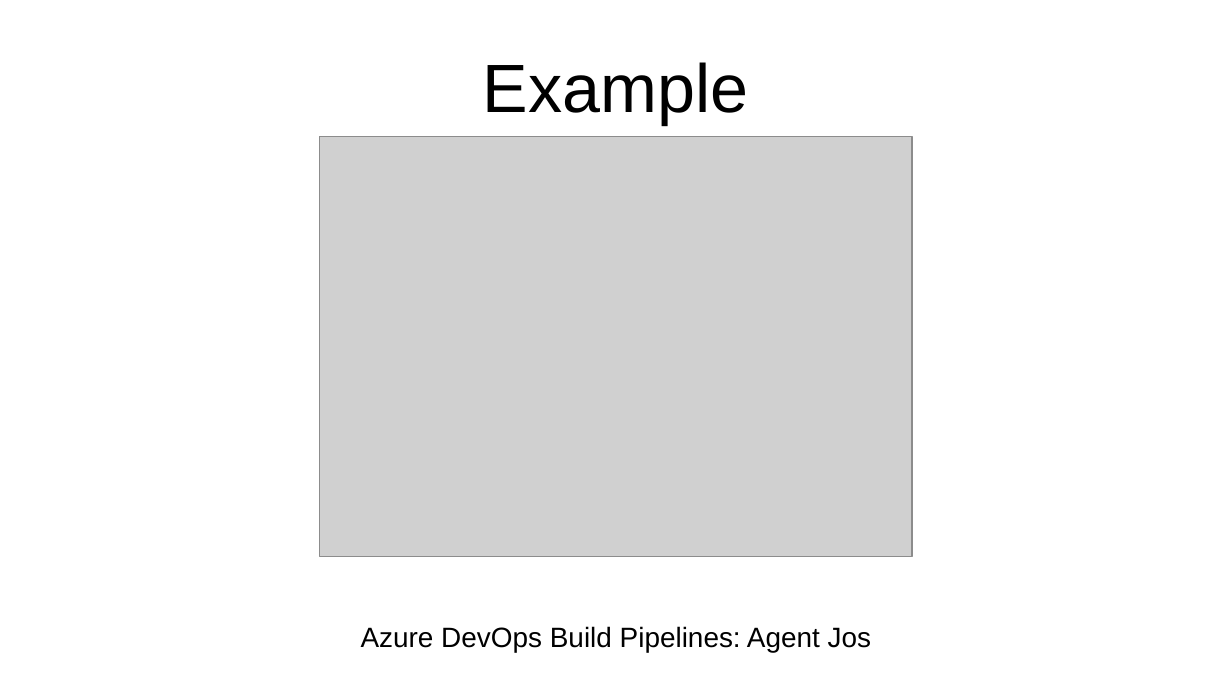
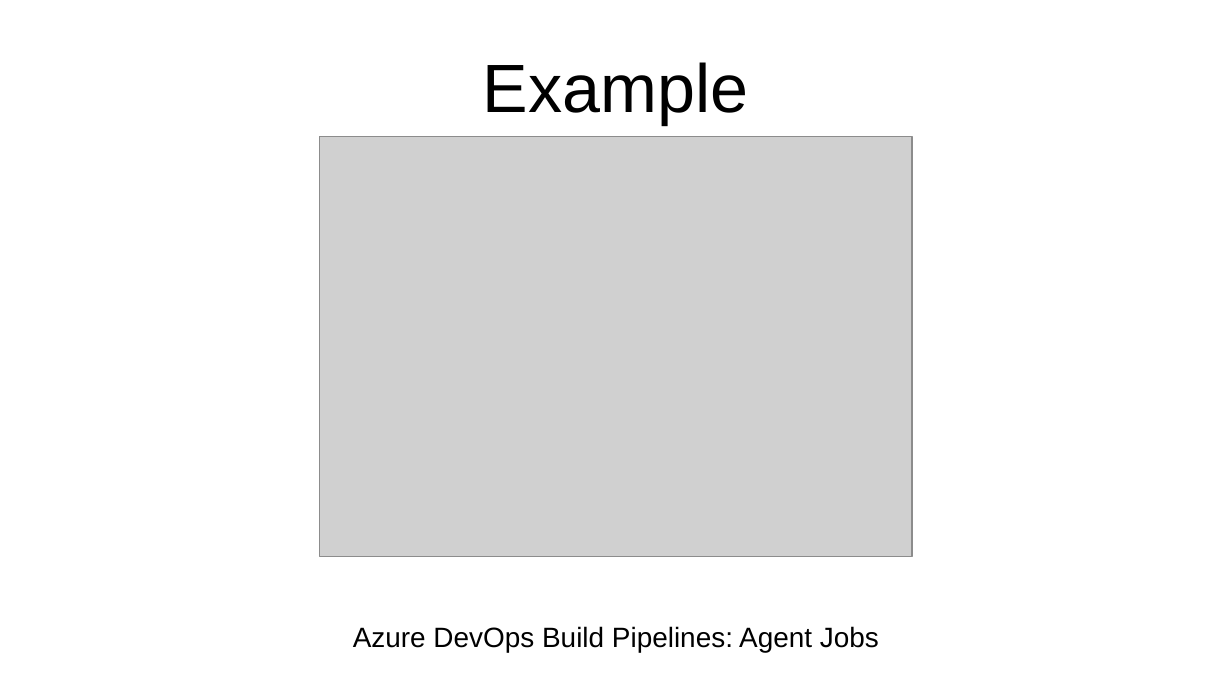
Before and after one commit to maxmeffert/SOLID, a slide deck: slide 17 of TheOofSOLID/TheOofSOLID.odp. Drawn at 1232x693 pixels with LibreOffice and Linux fonts; fonts in the diff are those of the drawing; grey boxes stand for pictures. Boxes give left, top, right and bottom in pixels: in the first picture for what was removed or moved away, otherwise in the second. Text is boxed around its words. In the diff, an @@ line names an element or a change of style, - is before the commit and + after.

```diff
--- a/TheOofSOLID/TheOofSOLID.odp
+++ b/TheOofSOLID/TheOofSOLID.odp
@@ text at box(353, 626, 879, 653): text changed @@
-Azure DevOps Build Pipelines: Agent Jos
+Azure DevOps Build Pipelines: Agent Jobs
```
Also in this commit, not shown: 1 other slide changed, 1 other file.
